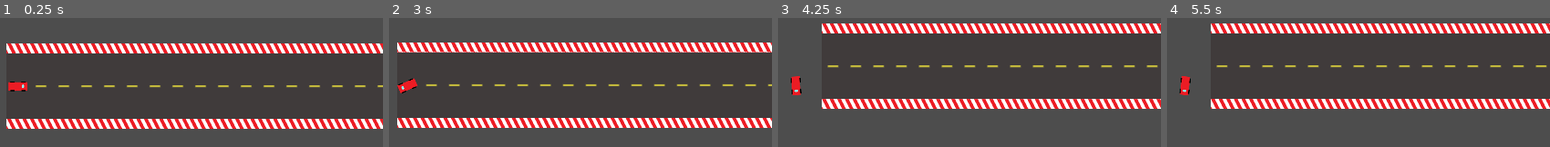
Above: before the commit, frames 1-4 (left to right).
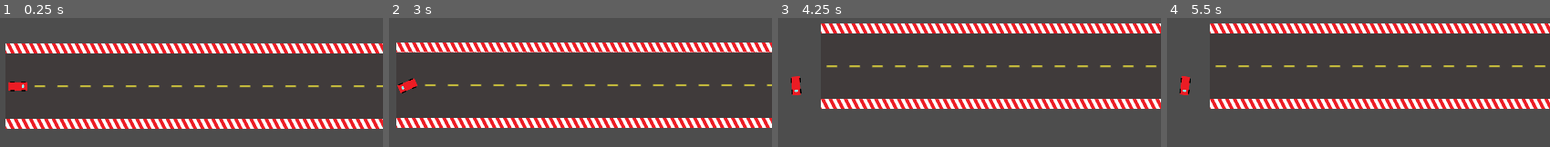
Above: after the commit, the same moments.

Repository: PixelWolf8976/BAISD-AT-at-game
Game: Godot game, scene res://Scenes/base_test_scene.tscn
Same seed, same stepped clock (60 frames per second), same inputs: the game is played once before the commit and once after it.
Inputs:
- Up to frame 1 (0.25 s): no input
- Up to frame 2 (3 s): tap Enter at 0.5, 2.75 s; hold Right (turn_right) 0.53-1.28 s; hold Left (turn_left) 1.28-2.03 s; tap Space at 2 s; hold Right (turn_right) 2.03-2.78 s; hold Up (drive_forward) from 2.78 s (still down)
- Up to frame 3 (4.25 s): release Up (drive_forward) at 3.53 s; hold Left (turn_left) from 3.53 s (still down)
- Up to frame 4 (5.5 s): keep holding Left (turn_left)

The runs differ from the first frame. In frame 1, 7.3% of the frame differs, in the area x 1-100%, y 19-86%; in frame 2, 7.4%; in frame 3, 6.8%; in frame 4, 6.9%.

Commit message:
added 45 degree roads

Diff:
--- a/Scenes/base_test_scene.tscn
+++ b/Scenes/base_test_scene.tscn
@@ -6,9 +6,6 @@
 [ext_resource type="PackedScene" uid="uid://dm8f72kl05gg" path="res://Things/Corner.tscn" id="4_f7uof"]
 
 [node name="Base Test Scene" type="Node2D"]
-
-[node name="CharacterBody2D" parent="." instance=ExtResource("1_1y3cj")]
-position = Vector2(0, -100)
 
 [node name="Camera2D" type="Camera2D" parent="." node_paths=PackedStringArray("target_node")]
 script = ExtResource("3_5kjtc")
@@ -77,3 +74,6 @@
 
 [node name="Node2D" parent="Barriers" instance=ExtResource("4_f7uof")]
 position = Vector2(1298, 41)
+
+[node name="CharacterBody2D" parent="." instance=ExtResource("1_1y3cj")]
+position = Vector2(3, -100)
--- a/Things/45DegreeCorner.tscn
+++ b/Things/45DegreeCorner.tscn
@@ -1,7 +1,8 @@
-[gd_scene load_steps=3 format=3 uid="uid://cf5647yiagq8j"]
+[gd_scene load_steps=4 format=3 uid="uid://cf5647yiagq8j"]
 
 [ext_resource type="PackedScene" uid="uid://cycx54k60s5it" path="res://Things/Path.tscn" id="1_6rqsi"]
 [ext_resource type="PackedScene" uid="uid://pvkwa02gp8lm" path="res://Scenes/Barrier.tscn" id="2_uf444"]
+[ext_resource type="Texture2D" uid="uid://obq1pgdeiiou" path="res://Resources/BAISD-AT Game Road.png" id="3_wpfli"]
 
 [node name="Node2D" type="Node2D"]
 
@@ -31,3 +32,57 @@
 [node name="StaticBody2D5" parent="." instance=ExtResource("2_uf444")]
 position = Vector2(168, -155)
 rotation = 2.00713
+
+[node name="Sprite2D" type="Sprite2D" parent="."]
+z_index = -1
+position = Vector2(106, -76)
+rotation = 2.00713
+scale = Vector2(1.03817, 1)
+texture = ExtResource("3_wpfli")
+
+[node name="Sprite2D3" type="Sprite2D" parent="."]
+z_index = -1
+position = Vector2(147, -54)
+rotation = 2.18166
+texture = ExtResource("3_wpfli")
+
+[node name="Sprite2D4" type="Sprite2D" parent="."]
+z_index = -1
+position = Vector2(55, -93)
+rotation = 1.8326
+texture = ExtResource("3_wpfli")
+
+[node name="Sprite2D5" type="Sprite2D" parent="."]
+z_index = -2
+position = Vector2(17, -112)
+rotation = 1.71217
+scale = Vector2(0.862271, 1)
+texture = ExtResource("3_wpfli")
+
+[node name="Sprite2D6" type="Sprite2D" parent="."]
+z_index = -2
+position = Vector2(54, -107)
+rotation = 1.71217
+scale = Vector2(0.862271, 1)
+texture = ExtResource("3_wpfli")
+
+[node name="Sprite2D7" type="Sprite2D" parent="."]
+z_index = -2
+position = Vector2(95, -76)
+rotation = 1.71217
+scale = Vector2(1.21009, 1)
+texture = ExtResource("3_wpfli")
+
+[node name="Sprite2D8" type="Sprite2D" parent="."]
+z_index = -2
+position = Vector2(147, -73)
+rotation = 1.71217
+scale = Vector2(0.862271, 1)
+texture = ExtResource("3_wpfli")
+
+[node name="Sprite2D9" type="Sprite2D" parent="."]
+z_index = -2
+position = Vector2(167.811, -27.3824)
+rotation = 2.16595
+scale = Vector2(1.13279, 1)
+texture = ExtResource("3_wpfli")
